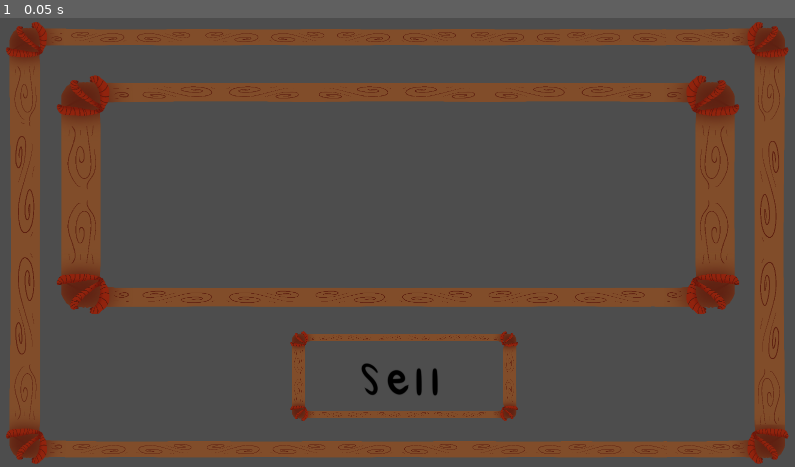
Above: before the commit, frame 1.
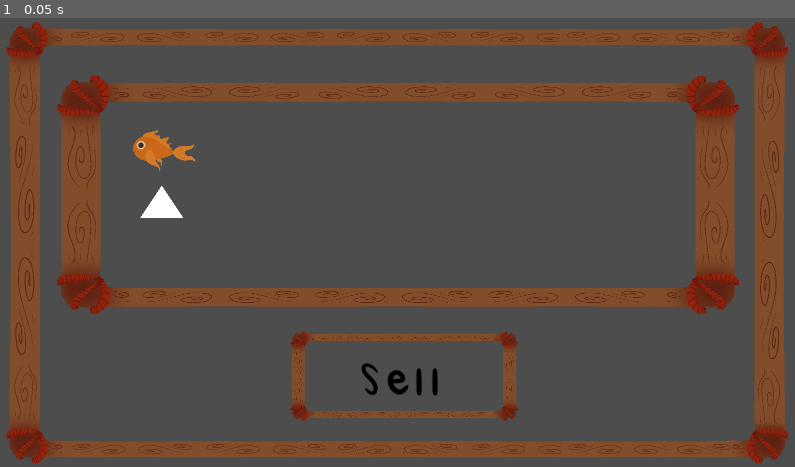
Above: after the commit, the same moment.

Repository: pagodepaiva/gamejam-
Game: Godot game, scene res://scenes/menus/sell.tscn
The game is run twice, just before and just after one commit, with the same random seed, the same clock (stepped at 60 frames per second) and the same inputs. This scene is started directly instead of the project's main scene.
Inputs:
- Up to frame 1 (0.05 s): no input

The runs differ from the first frame. In frame 1, 0.5% of the frame differs, in the area x 16-25%, y 24-45%.

Commit message:
Fiz o botao de aumentar a venda de peixe

Diff:
--- /dev/null
+++ b/Scenes/menus/AbadosPeixes.gd
@@ -0,0 +1,15 @@
+extends Node2D
+var selling_fish = [0,0,0,0,0,0]
+
+# Called when the node enters the scene tree for the first time.
+func _ready() -> void:
+	pass # Replace with function body.
+
+
+# Called every frame. 'delta' is the elapsed time since the previous frame.
+func _process(delta: float) -> void:
+	print(selling_fish)
+
+
+func _on_botao_triangulo_nemoup() -> void:
+	selling_fish[0] += 1
--- /dev/null
+++ b/Scenes/menus/polygon_2d.gd
@@ -0,0 +1,14 @@
+extends Polygon2D
+signal Nemoup
+# Called when the node enters the scene tree for the first time.
+func _ready() -> void:
+	pass # Replace with function body.
+
+
+# Called every frame. 'delta' is the elapsed time since the previous frame.
+func _process(delta: float) -> void:
+	pass
+
+func _input(event: InputEvent) -> void:
+	if event is InputEventMouseButton and event.is_pressed():
+		Nemoup.emit()
--- a/scenes/menus/Start.tscn
+++ b/scenes/menus/Start.tscn
@@ -1,8 +1,8 @@
 [gd_scene load_steps=9 format=4 uid="uid://dc8l3dgb88i12"]
 
 [ext_resource type="Script" path="res://scripts/start.gd" id="1_g8elo"]
-[ext_resource type="PackedScene" uid="uid://d1i5bc200etn5" path="res://scenes/menus/frame.tscn" id="1_huhsb"]
-[ext_resource type="PackedScene" uid="uid://dyr4nyngx2jym" path="res://scenes/menus/button.tscn" id="2_yna7j"]
+[ext_resource type="PackedScene" uid="uid://d1i5bc200etn5" path="res://Scenes/menus/frame.tscn" id="1_huhsb"]
+[ext_resource type="PackedScene" uid="uid://dyr4nyngx2jym" path="res://Scenes/menus/button.tscn" id="2_yna7j"]
 [ext_resource type="Texture2D" uid="uid://byam4lddoskmb" path="res://assets/Fonte.png" id="3_aukwy"]
 
 [sub_resource type="TileSetAtlasSource" id="TileSetAtlasSource_ielpn"]
--- a/scenes/menus/sell.tscn
+++ b/scenes/menus/sell.tscn
@@ -1,8 +1,11 @@
-[gd_scene load_steps=6 format=4 uid="uid://bsqxwg4y8u8n6"]
+[gd_scene load_steps=9 format=4 uid="uid://bsqxwg4y8u8n6"]
 
-[ext_resource type="PackedScene" uid="uid://d1i5bc200etn5" path="res://scenes/menus/frame.tscn" id="1_koij2"]
-[ext_resource type="PackedScene" uid="uid://dyr4nyngx2jym" path="res://scenes/menus/button.tscn" id="2_origj"]
+[ext_resource type="PackedScene" uid="uid://d1i5bc200etn5" path="res://Scenes/menus/frame.tscn" id="1_koij2"]
+[ext_resource type="PackedScene" uid="uid://dyr4nyngx2jym" path="res://Scenes/menus/button.tscn" id="2_origj"]
+[ext_resource type="Script" path="res://Scenes/menus/AbadosPeixes.gd" id="3_3yw1g"]
 [ext_resource type="Texture2D" uid="uid://byam4lddoskmb" path="res://assets/Fonte.png" id="3_rl1wj"]
+[ext_resource type="Texture2D" uid="uid://x8sxjc3f0jxq" path="res://Arts/Nemo/peixe_1(1).png" id="4_4equx"]
+[ext_resource type="Script" path="res://Scenes/menus/polygon_2d.gd" id="4_8ldyd"]
 
 [sub_resource type="TileSetAtlasSource" id="TileSetAtlasSource_xuuyl"]
 texture = ExtResource("3_rl1wj")
@@ -1086,6 +1089,18 @@
 [node name="button" parent="frame" instance=ExtResource("2_origj")]
 position = Vector2(83, 124)
 scale = Vector2(0.9, 0.8)
+script = ExtResource("3_3yw1g")
+
+[node name="Sprite2D" type="Sprite2D" parent="frame/button"]
+z_index = -1
+position = Vector2(342.222, 242.5)
+scale = Vector2(0.444444, 0.5)
+texture = ExtResource("4_4equx")
+
+[node name="BotaoTriangulo" type="Polygon2D" parent="frame/button"]
+position = Vector2(21.1111, 1.25)
+polygon = PackedVector2Array(310, 338.75, 252.222, 436.25, 367.778, 436.25)
+script = ExtResource("4_8ldyd")
 
 [node name="button2" parent="frame" instance=ExtResource("2_origj")]
 position = Vector2(675, 744)
@@ -1103,3 +1118,5 @@
 offset_top = 67.0
 offset_right = 1820.0
 offset_bottom = 677.0
+
+[connection signal="Nemoup" from="frame/button/BotaoTriangulo" to="frame/button" method="_on_botao_triangulo_nemoup"]
--- a/scripts/shop.gd
+++ b/scripts/shop.gd
@@ -1,4 +1,6 @@
 extends Node2D
+
+var selling_fish = [0,0,0,0,0,0]
 
 var money : int = 0
 
@@ -6,10 +8,10 @@
 
 """
 1 - nemo
-1 - fogheche
-1 - catfish
-1 - sea worm
-1 - unifish
-1 - spin fish
+2 - fogueche
+3 - catfish
+4 - sea worm
+5 - unifish
+6 - spin fish
 
 """
